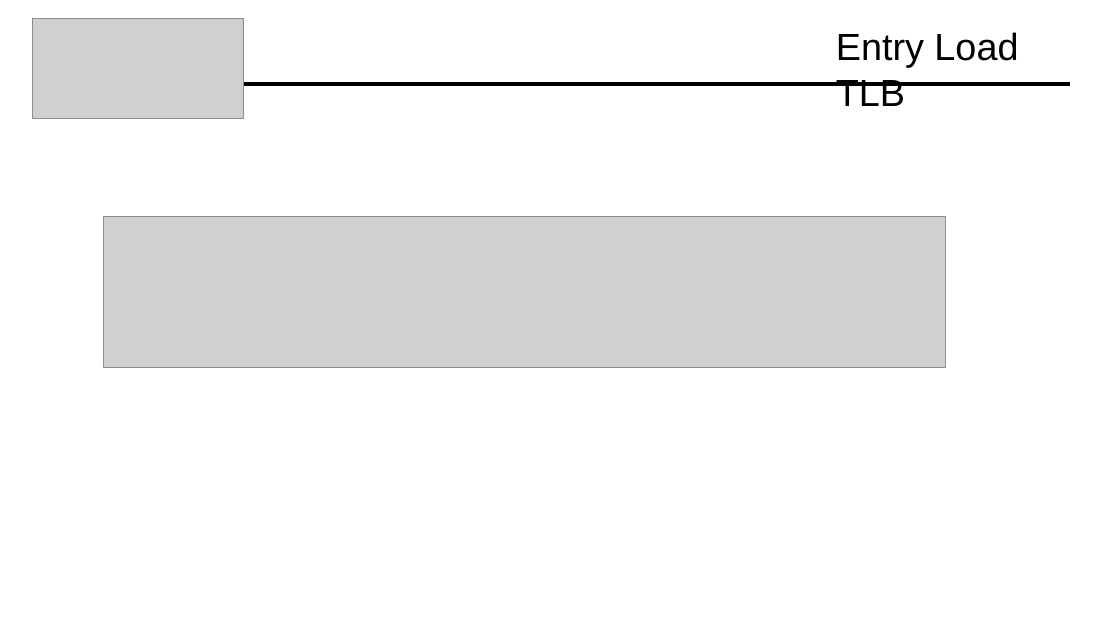
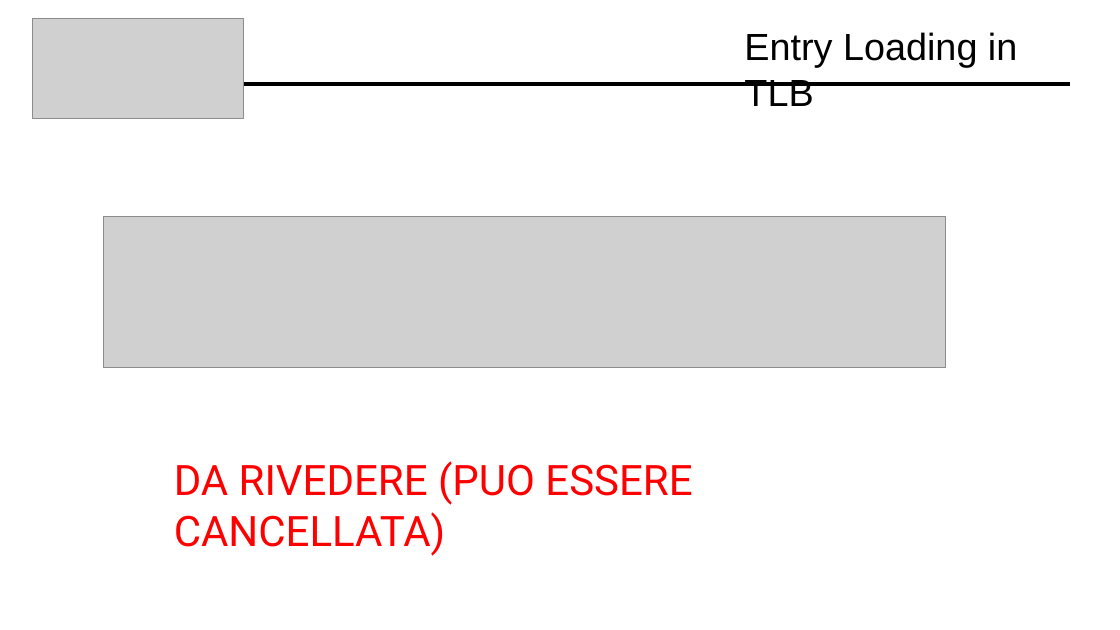
Before and after one commit to Davide619/OS161, a slide deck: slide 41 of Presentazione Progetto OS161.pptx (slide 42 before the commit). Drawn at 1120x630 pixels with LibreOffice and Linux fonts; fonts in the diff are those of the drawing; grey boxes stand for pictures. Boxes give left, top, right and bottom in pixels: in the first picture for what was removed or moved away, otherwise in the second. Text is boxed around its words. In the diff, an @@ line names an element or a change of style, - is before the commit and + after.

```diff
--- a/Presentazione Progetto OS161.pptx
+++ b/Presentazione Progetto OS161.pptx
@@ title at (x1=744, y1=32, x2=1017, y2=106): text changed @@
-Entry Load TLB
+Entry Loading in TLB
@@ text added at (x1=174, y1=461, x2=692, y2=556), 36 pt, text #FF0000 @@
+DA RIVEDERE (PUO ESSERE CANCELLATA)
```
Also in this commit, not shown: 27 other slides changed, 2 slides added, 3 slides removed.
